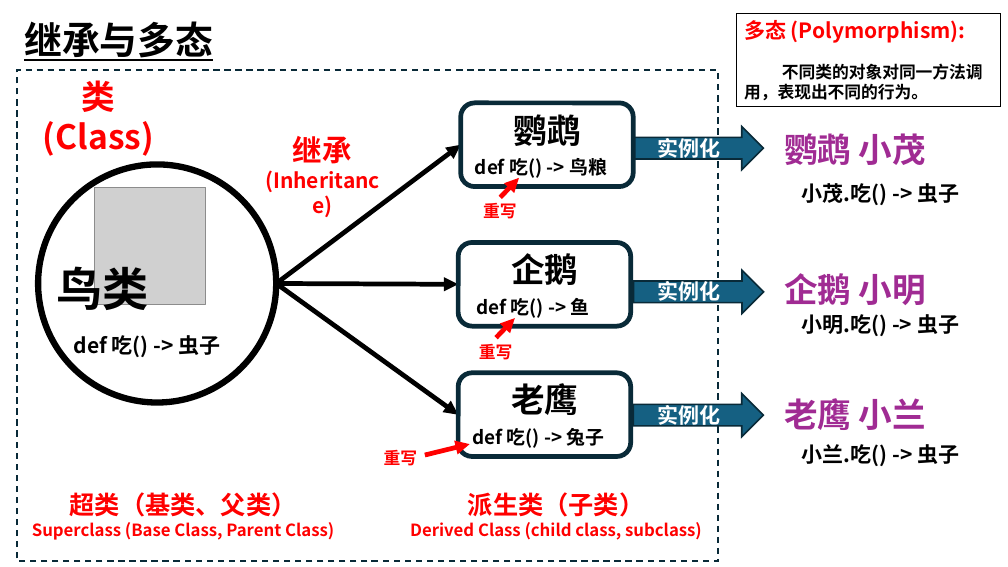
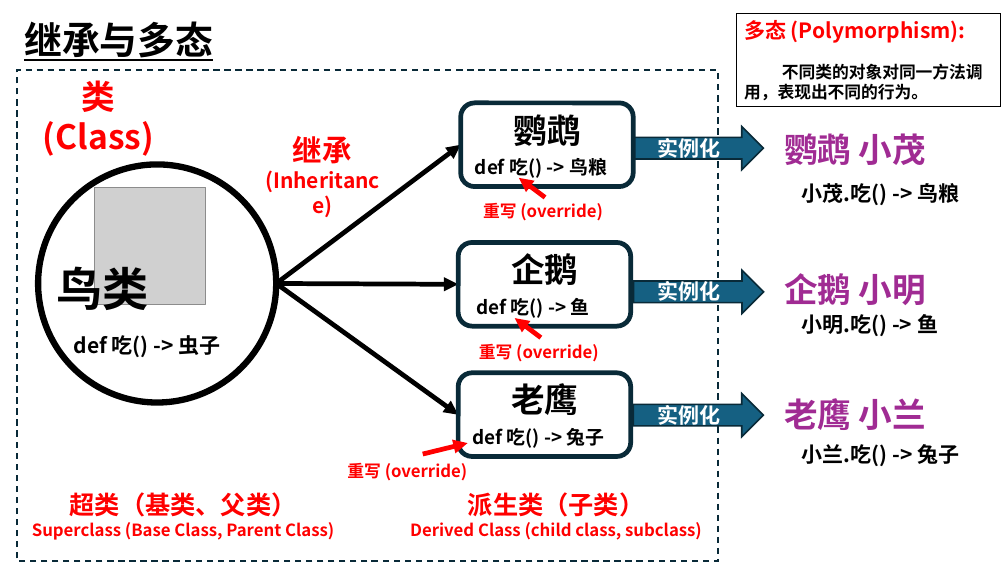
Before and after one commit to PureSnow-src/Python-Tutorial, a slide deck: slide 9 of 面向对象编程.pptx. Drawn at 1008x567 pixels with LibreOffice and Linux fonts; fonts in the diff are those of the drawing; grey boxes stand for pictures. Boxes give left, top, right and bottom in pixels: in the first picture for what was removed or moved away, otherwise in the second. Text is boxed around its words. In the diff, an @@ line names an element or a change of style, - is before the commit and + after.

```diff
--- a/面向对象编程.pptx
+++ b/面向对象编程.pptx
@@ arrow moved from (501, 197) - (519, 178) to (545, 197) - (519, 178) @@
@@ text at (x1=483, y1=203, x2=602, y2=221): text changed @@
-重写
+重写 (override)
@@ text at (x1=802, y1=183, x2=959, y2=205): text changed @@
-小茂.吃() -> 虫子
+小茂.吃() -> 鸟粮
@@ arrow moved from (496, 338) - (515, 318) to (541, 338) - (515, 318) @@
@@ text at (x1=801, y1=314, x2=938, y2=336): text changed @@
-小明.吃() -> 虫子
+小明.吃() -> 鱼
@@ text at (x1=479, y1=344, x2=598, y2=362): text changed @@
-重写
+重写 (override)
@@ text at (x1=802, y1=444, x2=959, y2=466): text changed @@
-小兰.吃() -> 虫子
+小兰.吃() -> 兔子
@@ text at (x1=347, y1=463, x2=467, y2=480): text changed @@
-重写
+重写 (override)
```
Also in this commit, not shown: 1 other slide changed.
